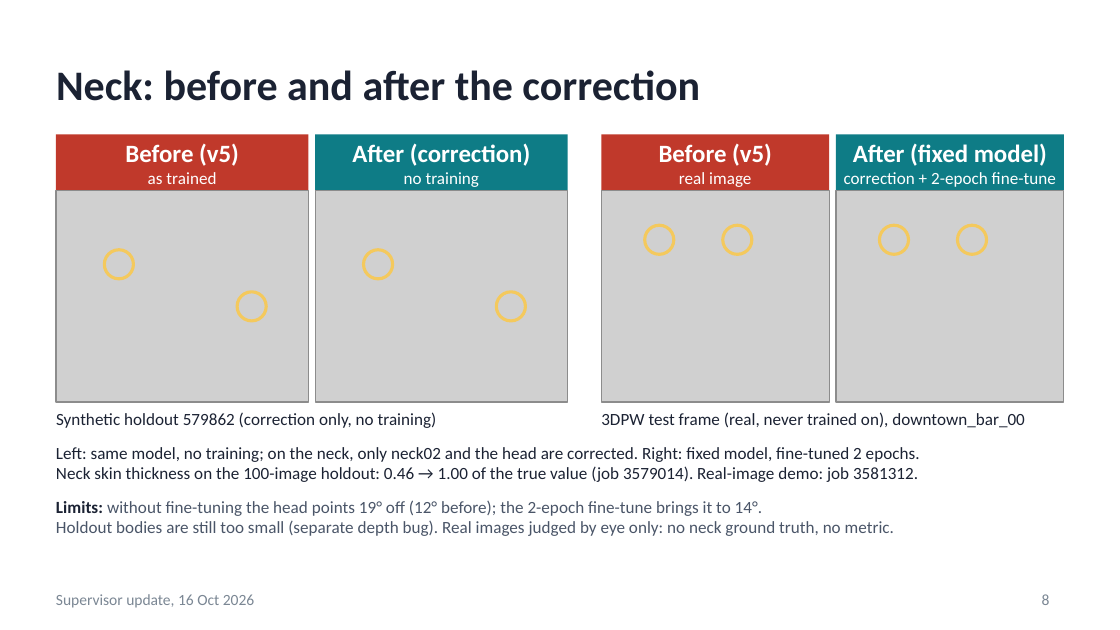
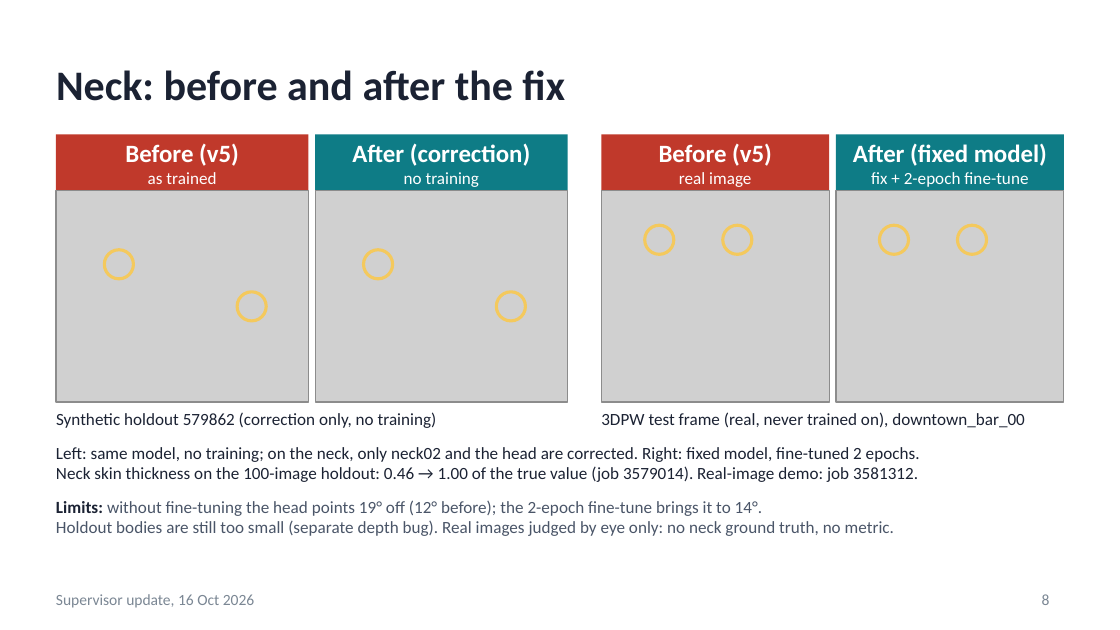
Before and after one commit to saadnajib/Multi-Person-Whole-Body-Human-Mesh-Recovery-in-a-Single-Shot-with-Annyone-dataset-and-3dpw-dataset, a slide deck: slide 8 of docs/supervisor_update_2026-10-16.pptx. Drawn at 1120x630 pixels with LibreOffice and Linux fonts; fonts in the diff are those of the drawing; grey boxes stand for pictures. Boxes give left, top, right and bottom in pixels: in the first picture for what was removed or moved away, otherwise in the second. Text is boxed around its words. In the diff, an @@ line names an element or a change of style, - is before the commit and + after.

```diff
--- a/docs/supervisor_update_2026-10-16.pptx
+++ b/docs/supervisor_update_2026-10-16.pptx
@@ title at [56,70,565,101]: text changed @@
-Neck: before and after the correction
+Neck: before and after the fix
@@ text in rectangle at [871,172,1028,187]: text changed @@
-correction + 2-epoch fine-tune
+fix + 2-epoch fine-tune
```
Also in this commit, not shown: 3 other slides changed, 2 other files.
